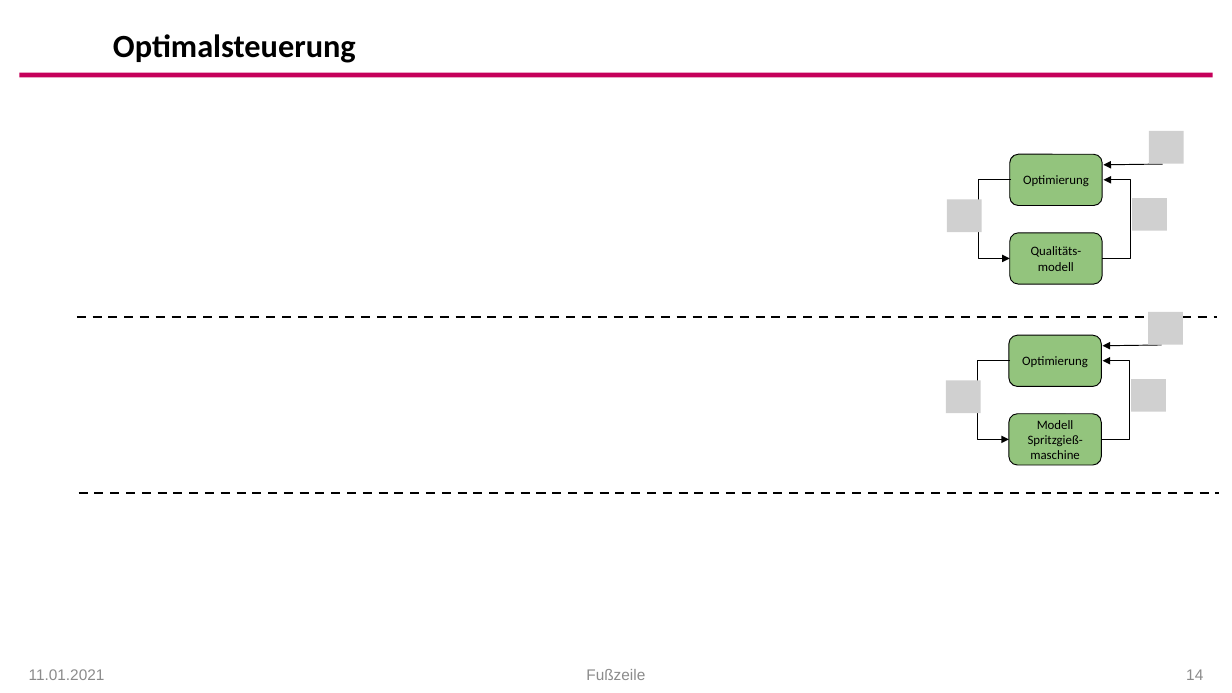
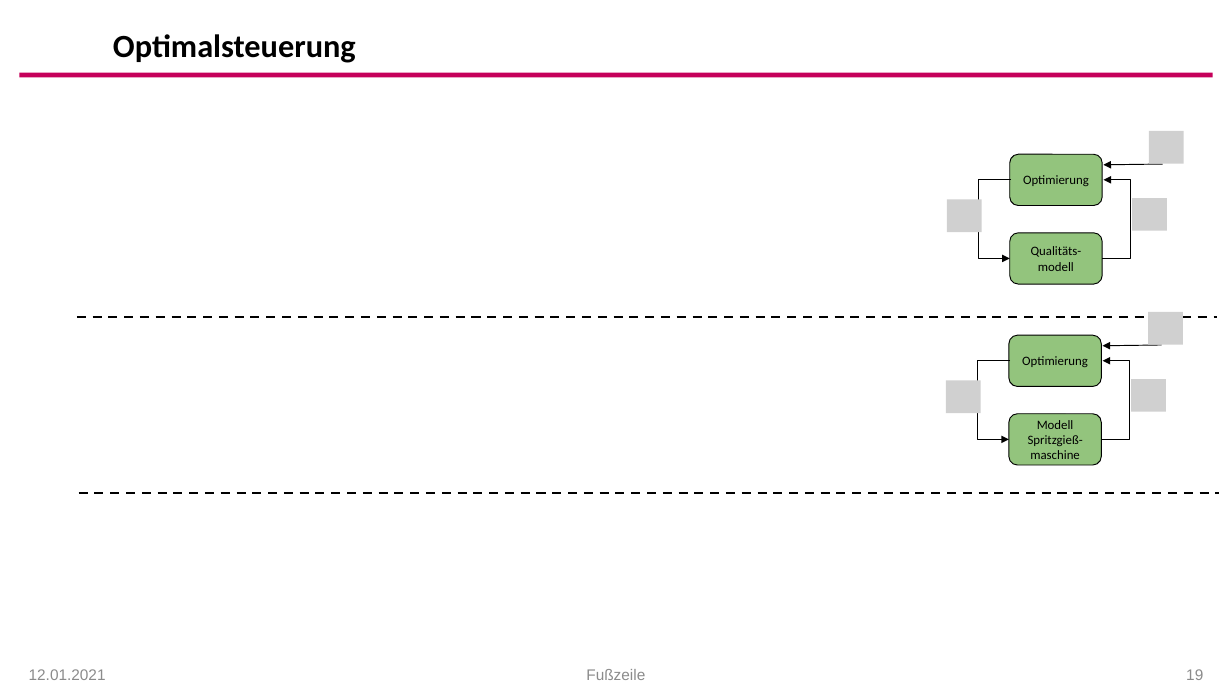
Before and after one commit to arehmer/DigitalTwinInjectionMoulding, a slide deck: slide 19 of Präsentationen/Kick-Off_Agenda.pptx (slide 14 before the commit). Drawn at 1232x693 pixels with LibreOffice and Linux fonts; fonts in the diff are those of the drawing; grey boxes stand for pictures; background and template pictures are left out. Boxes give left, top, right and bottom in pixels: in the first picture for what was removed or moved away, otherwise in the second. Text is boxed around its words. In the diff, an @@ line names an element or a change of style, - is before the commit and + after.

```diff
--- a/Präsentationen/Kick-Off_Agenda.pptx
+++ b/Präsentationen/Kick-Off_Agenda.pptx
@@ text at (x1=29, y1=669, x2=106, y2=680): text changed @@
-11.01.2021
+12.01.2021
@@ page number at (x1=1186, y1=669, x2=1203, y2=680): text changed @@
-14
+19
```
Also in this commit, not shown: 12 other slides changed, 6 slides added.
